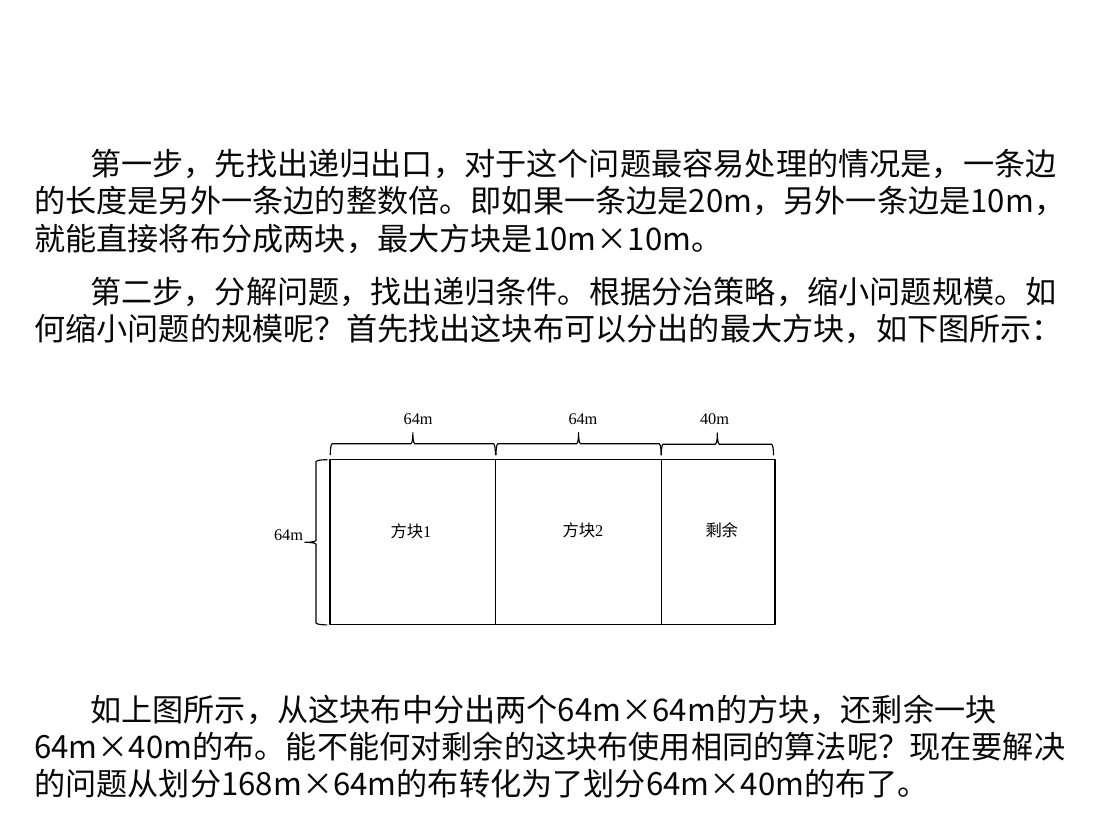
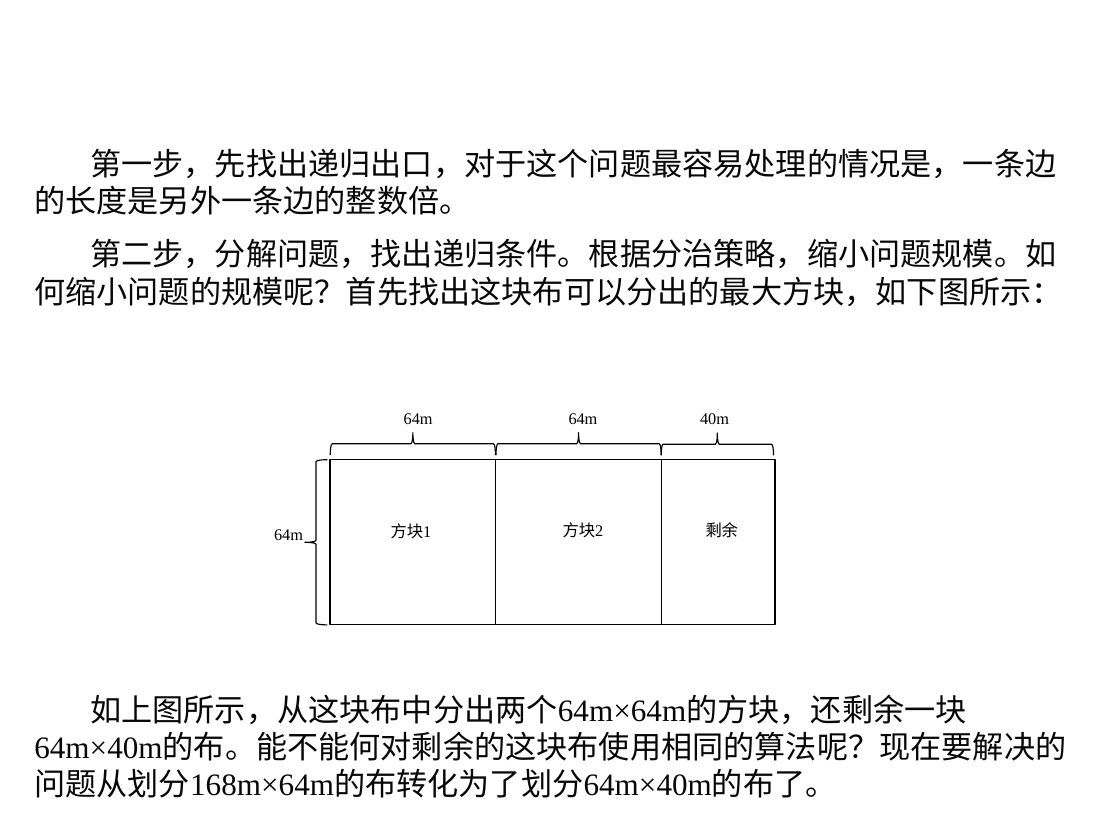
Before and after one commit to liutongling/DP, a slide deck: slide 28 of file/第3章 分治法计.pptx (slide 32 before the commit). Drawn at 1120x840 pixels with LibreOffice and Linux fonts; fonts in the diff are those of the drawing; background and template pictures are left out. Boxes give left, top, right and bottom in pixels: in the first picture for what was removed or moved away, otherwise in the second. Text is boxed around its words. In the diff, an @@ line names an element or a change of style, - is before the commit and + after.

```diff
--- a/file/第3章 分治法计.pptx
+++ b/file/第3章 分治法计.pptx
@@ text at (x1=34, y1=148, x2=1056, y2=215): text changed; font Noto Sans CJK SC to Times New Roman @@
-第一步，先找出递归出口，对于这个问题最容易处理的情况是，一条边的长度是另外一条边的整数倍。即如果一条边是20m，另外一条边是10m，就能直接将布分成两块，最大方块是10m×10m。
+第一步，先找出递归出口，对于这个问题最容易处理的情况是，一条边的长度是另外一条边的整数倍。
@@ text at (x1=34, y1=239, x2=1062, y2=306): font Noto Sans CJK SC to Times New Roman in "第二步，分解问题，找出递归条件。根据分治策略，缩小问题规模。如何缩小问题的规模呢？首先找出这块布可以分出的最大方块，如下 ..." @@
@@ text "如上图所示，从这块布中分出两个64m×64m的方块，还剩余一块64m×40m的布。能不能何对剩余的这块布使用相同的算法呢 ..." at (x1=34, y1=694, x2=1066, y2=798): font Noto Sans CJK SC to Times New Roman @@
```
Also in this commit, not shown: 14 other slides changed, 15 slides added, 8 slides removed, 2 other files.
